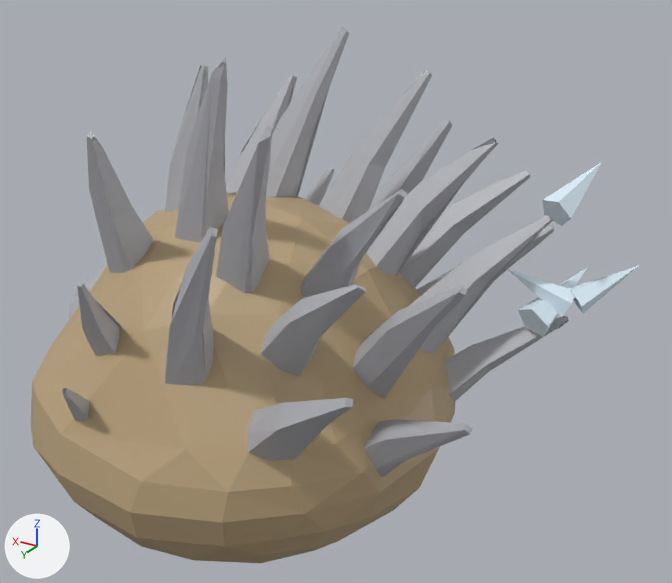
Two versions of the glTF model godot/models/foes/splitter.glb, one commit apart.
One viewpoint serves both versions: a 50 mm lens placed at (-1.87, 2.67, 2.46), pointed at (-0.21, -0.1, 1.07). Arrows for +X, +Y and +Z are at lower left; the lights stay in place. The picture after the commit comes second. Vertices at exactly the same position are counted once.

Before the edit, the objects in view are built like this:
```python
me_splitter_0 = bpy.data.meshes.new('splitter_0')
me_splitter_0.from_pydata(...)  # 851 vertices, 1256 faces; spans x -1.19..0.99, y -0.84..0.84, z 0.0..2.0
me_splitter_0.materials.append(mat_defaultmaterial)
ob_splitter = bpy.data.objects.new('splitter', me_splitter_0)
ob_splitter.location = (0.0, 0.0, 0.0)
```
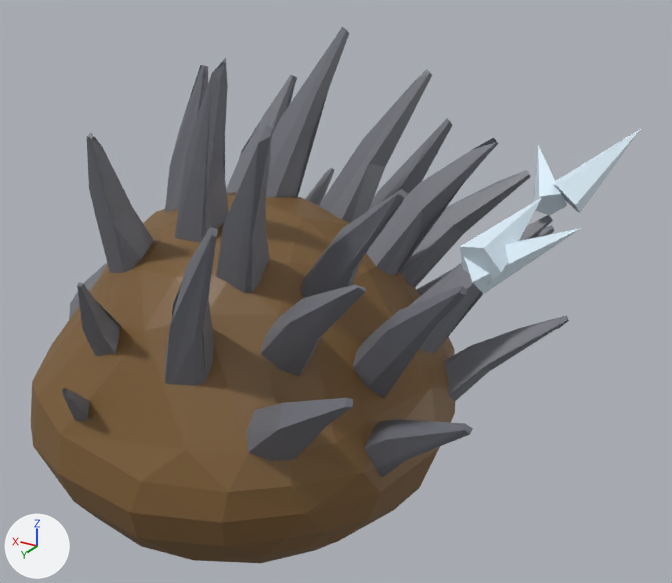
The edits, one by one:
me_splitter_0 is used by ob_splitter; location (0.0, 0.0, 0.0).
me_splitter_0 had 851 vertices, 1256 faces and spanned x -1.19..0.99, y -0.84..0.84, z 0.0..2.0.
me_splitter_0 now has 851 vertices, 1256 faces and spans x -1.2..0.99, y -0.84..0.84, z 0.0..2.0.
me_splitter_0 part 1: the loose piece of 7 vertices spanning x -1.02..-0.77, y -0.48..-0.38, z 1.03..1.19 is multiplied about its middle by the matrix ((-1.046, 0.757, 0.153), (-0.69, -1.031, 0.388), (0.347, 0.231, 1.231)), then moved by (-0.18, 0.01, 0.46).
me_splitter_0 part 2: the loose piece of 7 vertices spanning x -1.0..-0.83, y -0.62..-0.31, z 0.96..1.15 is multiplied about its middle by the matrix ((0.424, -0.713, -0.198), (0.731, 0.439, -0.018), (0.117, -0.16, 0.83)), then moved by (0.07, 0.06, 0.46).
me_splitter_0 part 3: the loose piece of 7 vertices spanning x -1.02..-0.89, y -0.59..-0.32, z 1.38..1.57 is multiplied about its middle by the matrix ((1.176, -0.088, 0.046), (0.093, 1.167, -0.146), (-0.034, 0.149, 1.17)), then moved by (-0.02, 0.72, 0.05).
me_splitter_0 part 4: the loose piece of 7 vertices spanning x -1.19..-0.97, y -0.59..-0.4, z 1.04..1.21 is multiplied about its middle by the matrix ((1.182, 0.373, -0.048), (-0.37, 1.181, 0.071), (0.067, -0.053, 1.237)), then moved by (0.05, 0.82, 0.38).
me_splitter_0 part 5: 841 faces centred in x -0.99..0.99, y -0.84..0.83, z 0.42..1.99 are repainted in the vertex colours; the middle colour goes from grey #b3b4ba to grey #73757d.
me_splitter_0 part 6: 375 faces centred in x -0.66..0.98, y -0.79..0.79, z 0.02..1.38 are repainted in the vertex colours; the middle colour goes from beige #b9a27d to brown #7b5c34.

What differs and where, as boxes [x1, y1, x2, y2] in the pictures (672 x 583 px; the box of a moved part takes in the faces that stretch with it):
'splitter', reshaped, recoloured (darker): before [31, 27, 638, 563]; after [31, 27, 641, 563]
part 1 of me_splitter_0, moved or reshaped: before [507, 269, 575, 317]; after [553, 129, 641, 213]
part 2 of me_splitter_0, moved or reshaped: before [518, 268, 587, 337]; after [534, 145, 567, 215]
part 3 of me_splitter_0, moved or reshaped: before [542, 162, 602, 226]; after [460, 198, 542, 285]
part 4 of me_splitter_0, moved or reshaped: before [569, 266, 638, 314]; after [464, 228, 581, 294]
part 5 of me_splitter_0, recoloured (darker): [62, 27, 569, 477] in both
part 6 of me_splitter_0, recoloured (beige to brown): [31, 192, 455, 563] in both
